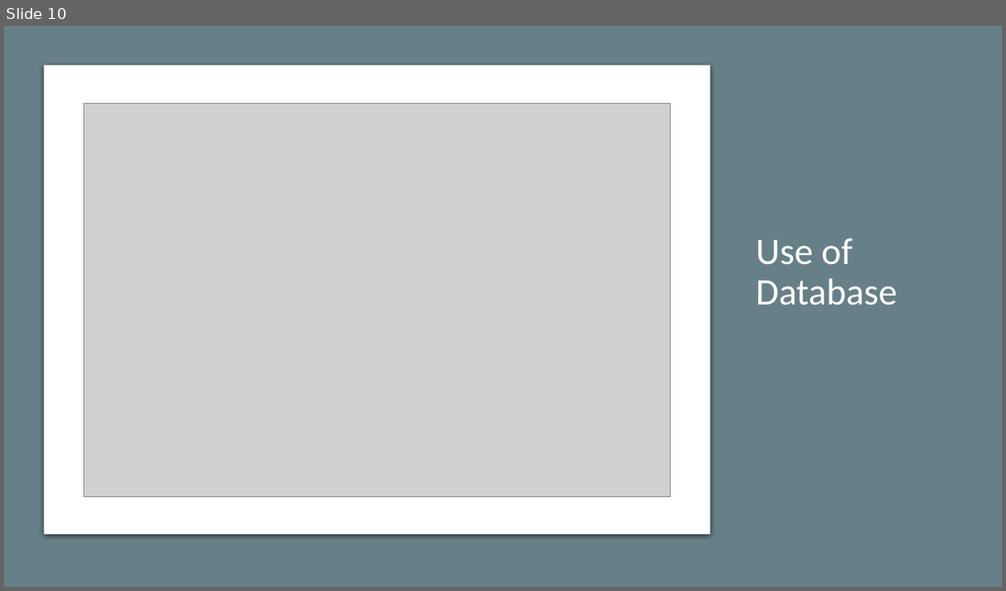
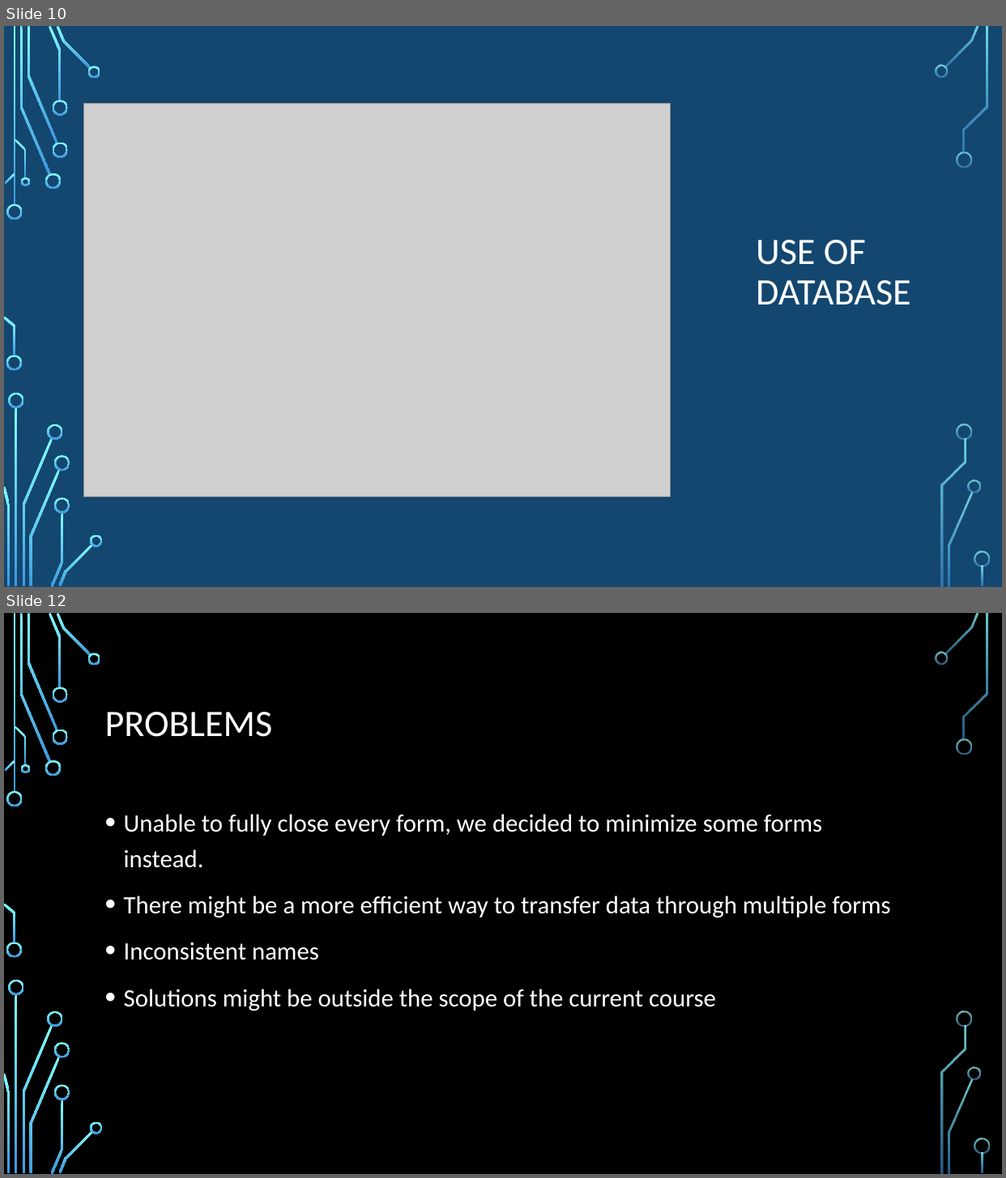
Before and after one commit to GenoShaSha/StudentHousing_Project, a slide deck: FinalProject.pptx. Shown one above the other, each under a label of ours: slide 10 before the commit, slides 10 and 12 after it; the slides between them are not shown. The pictures are 1006x591 and 1006x1178 pixels, drawn with LibreOffice and Linux fonts; fonts in the diff are those of the drawing; grey boxes stand for pictures; background and template pictures are left out. Boxes give left, top, right and bottom in pixels: in the first picture for what was removed or moved away, otherwise in the second. Text is boxed around its words. In the diff, an @@ line names an element or a change of style, - is before the commit and + after.

```diff
--- a/FinalProject.pptx
+++ b/FinalProject.pptx
@@ slide 12 added at box(4, 613, 1002, 1174), background picture (left out); not listed: 36 template elements that a slide beside it also shows @@
@@ title added at box(105, 712, 273, 737), 36 pt, text #FFFFFF @@
+PROBLEMS
@@ text added at box(124, 814, 890, 1012), 24 pt, text #FFFFFF @@
+• Unable to fully close every form, we decided to minimize some forms instead.
+• There might be a more efficient way to transfer data through multiple forms
+• Inconsistent names
+• Solutions might be outside the scope of the current course
@@ slide 10 changed as well @@
@@ background #E7E6E6 to picture (left out) @@
@@ rectangle removed at box(4, 26, 1002, 587) @@
@@ rounded rectangle removed at box(44, 66, 710, 535) @@
@@ title at box(756, 240, 911, 305): text changed @@
-Use of Database
+USE OF DATABASE
@@ group added at box(4, 26, 990, 587): 33 freeform shapes, 3 rectangles @@
```
Also in this commit, not shown: 8 other slides changed, 3 other slides added, 2 slides removed, 2 other files.
